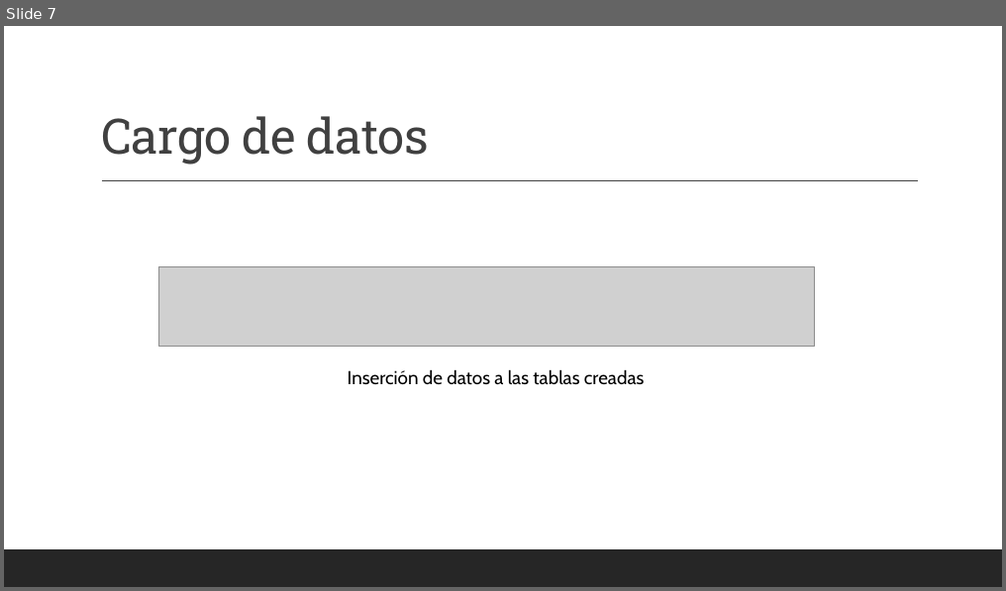
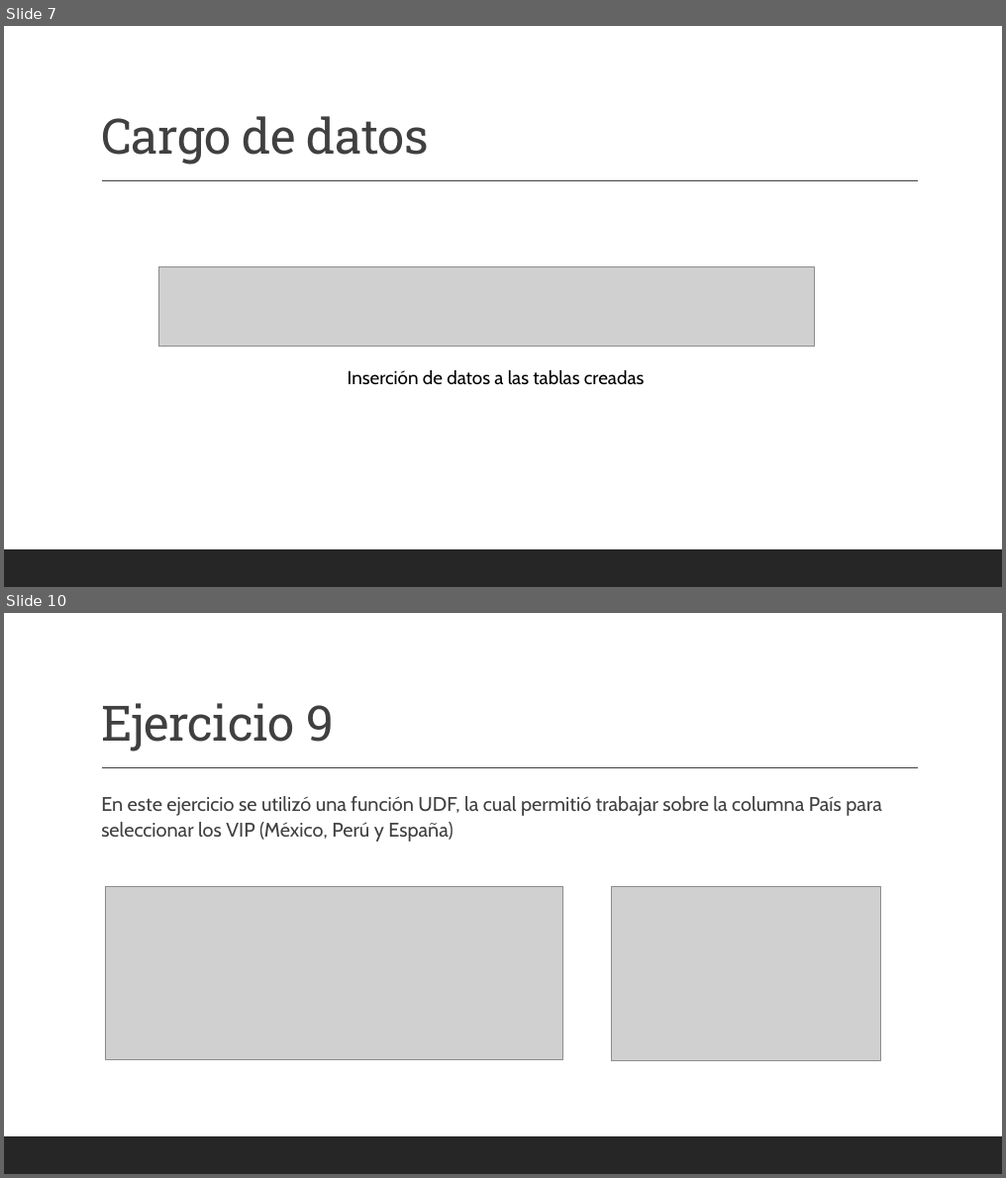
Before and after one commit to Estremadoyro/indra-ejercicio-viajes, a slide deck: Air-Tribu.pptx. Shown one above the other, each under a label of ours: slide 7 before the commit, slides 7 and 10 after it; the slides between them are not shown. The pictures are 1006x591 and 1006x1178 pixels, drawn with LibreOffice and Linux fonts; fonts in the diff are those of the drawing; grey boxes stand for pictures. Boxes give left, top, right and bottom in pixels: in the first picture for what was removed or moved away, otherwise in the second. Text is boxed around its words. In the diff, an @@ line names an element or a change of style, - is before the commit and + after.

Commit message:
hasta ejercicio 14

```diff
--- a/Air-Tribu.pptx
+++ b/Air-Tribu.pptx
@@ slide 10 added at (4,613,1002,1174), background #FFFFFF; not listed: 2 template elements that a slide beside it also shows @@
@@ title added at (101,703,334,752), 47 pt, text #404040 @@
+Ejercicio 9
@@ text added at (101,796,881,842), 19 pt, text #404040 @@
+  En este ejercicio se utilizó una función UDF, la cual permitió trabajar sobre la columna País para seleccionar los VIP (México, Perú y España)
@@ picture added at (105,886,563,1059) @@
@@ picture added at (611,886,880,1060) @@
```
Also in this commit, not shown: 1 slide changed, 7 other slides added, 2 other files.
